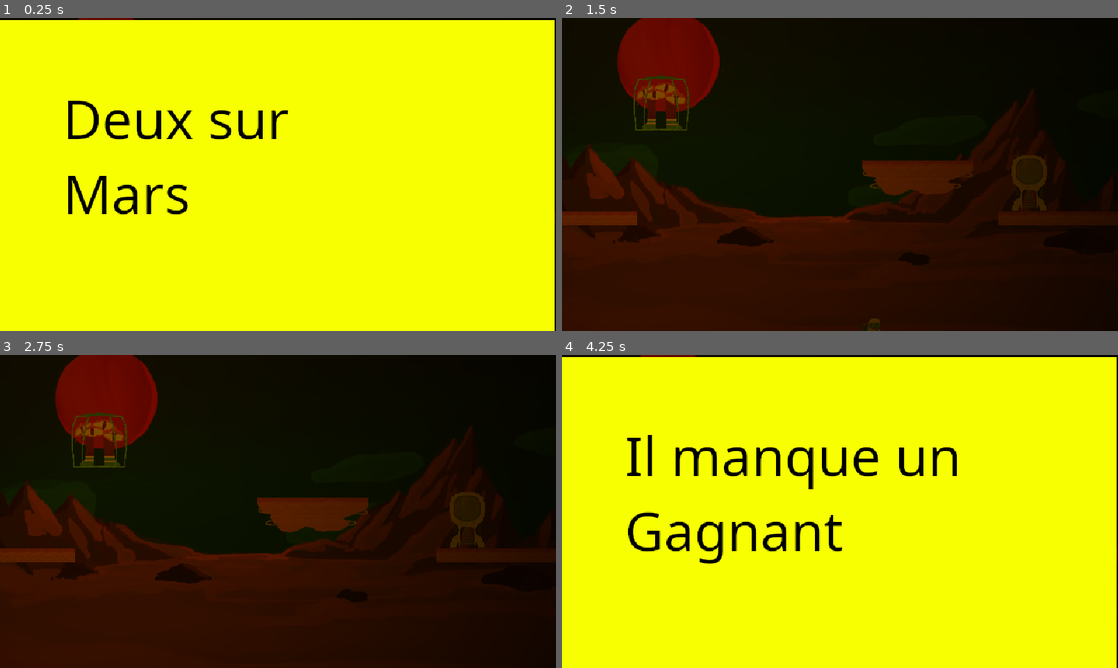
Above: before the commit, frames 1-4 (two rows, left to right).
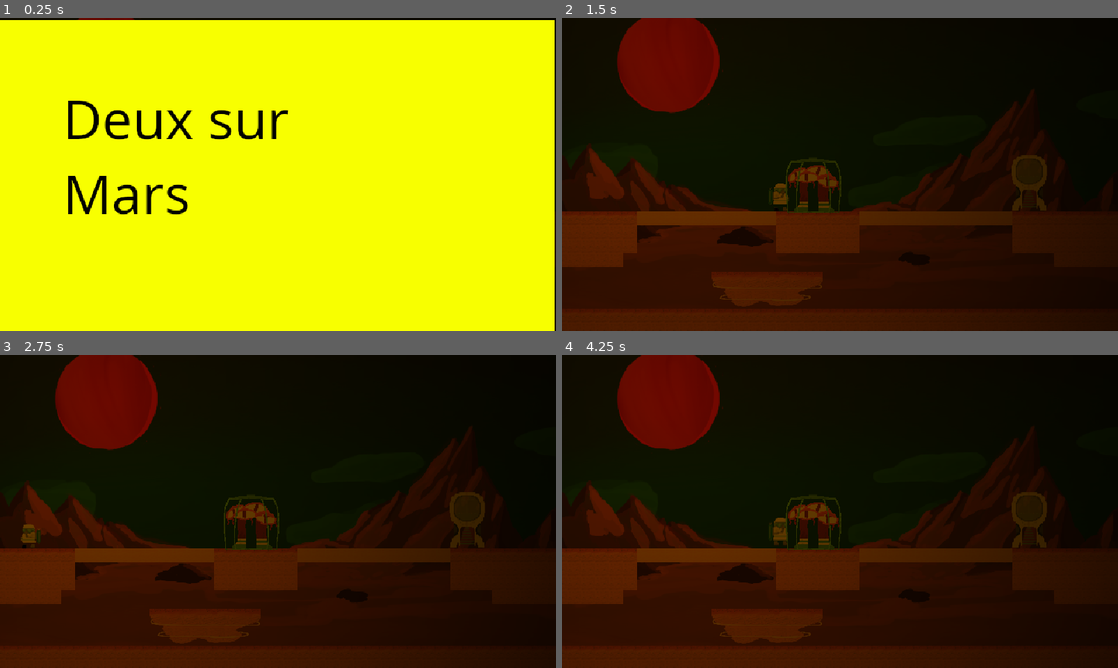
Above: after the commit, the same moments.

Repository: LeResteDuMonde/GameJamPSU
Game: Godot game, scene res://scene/Main.tscn
Two runs of this game, one before a commit and one after it. Both use one fixed random seed, a clock stepped at 60 frames per second and the inputs below.
Inputs (mouse positions are in pixels of both pictures, inside the frame that each line leads up to):
- Up to frame 1 (0.25 s): no input
- Up to frame 2 (1.5 s): tap Enter at 0.5 s; move the mouse to (962, 158) at 0.52 s; hold D (right) from 0.53 s (still down); click (962, 158) at 0.6 s; tap Space (jump) at 0.77 s; move the mouse to (728, 190) at 1.27 s; click (728, 190) at 1.35 s
- Up to frame 3 (2.75 s): tap Space (jump) at 1.52 s; move the mouse to (333, 442) at 2.02 s; release D (right) at 2.03 s; hold A (left) from 2.03 s (still down); click (333, 442) at 2.1 s
- Up to frame 4 (4.25 s): move the mouse to (812, 574) at 2.77 s; release A (left) at 2.78 s; hold D (right) from 2.78 s (still down); click (812, 574) at 2.85 s; tap Space (jump) at 3.02, 3.77 s; move the mouse to (1006, 558) at 3.52 s; click (1006, 558) at 3.6 s

The runs differ from the first frame. In frame 1, less than 0.1% of the frame differs, in the area x 99-100%, y 66-74%; in frame 2, 13%; in frame 3, 13%; in frame 4, 97%, in the area x 0-100%, y 0-100%.

Commit message:
export platform

Diff:
--- a/scene/Level.tscn
+++ b/scene/Level.tscn
@@ -9,7 +9,6 @@
 [node name="Level" type="Node2D"]
 
 [node name="Background" type="Sprite2D" parent="."]
-visible = false
 z_index = -100
 texture = ExtResource("1_gsw35")
 
@@ -17,12 +16,16 @@
 script = ExtResource("1_tuho5")
 
 [node name="MoovingPlatform" parent="." instance=ExtResource("2_0laq4")]
+position = Vector2(-82, 168)
+speed = 100.0
+amplitude = 10.0
+direction = 0.0
 
 [node name="CagedMonster" parent="." instance=ExtResource("4_pbh4t")]
-position = Vector2(-215, -79)
+position = Vector2(-40, 16)
 
 [node name="StarShip" parent="." instance=ExtResource("5_r73mh")]
 position = Vector2(217, -32)
 
 [node name="PlayerSpawn" type="Node2D" parent="."]
-position = Vector2(-210, -152)
+position = Vector2(-270, -42)
--- a/scene/MoovingPlatform.tscn
+++ b/scene/MoovingPlatform.tscn
@@ -11,11 +11,11 @@
 [node name="MoovingPlatform" type="CharacterBody2D" groups=["movingPlatform"]]
 script = ExtResource("1_aqilk")
 
+[node name="static" type="Sprite2D" parent="."]
+texture = ExtResource("3_irhc8")
+
 [node name="moving" type="Sprite2D" parent="."]
 texture = ExtResource("2_m6xjy")
-
-[node name="static" type="Sprite2D" parent="."]
-texture = ExtResource("3_irhc8")
 
 [node name="Area2D" type="Area2D" parent="."]
 script = ExtResource("3_10kso")
@@ -27,5 +27,3 @@
 [node name="CollisionShape2D" type="CollisionShape2D" parent="."]
 position = Vector2(0.25, -11)
 shape = SubResource("RectangleShape2D_jetl6")
-
-[node name="AnimatedSprite2D" type="AnimatedSprite2D" parent="."]
--- a/script/movingPlatform.gd
+++ b/script/movingPlatform.gd
@@ -1,12 +1,13 @@
 extends CharacterBody2D
 
-var speed : float = 0.01
-var amplitude : float = 100
-var direction : float = 1
+@export var speed : float = 0.01
+@export var amplitude : float = 100
+@export var direction : float = 1
 var zero
-var angle = 0
+@export var angle : float = 0
 var deleteNumber = 0
 func _ready():
+	angle = deg_to_rad(angle)
 	zero = global_position;
 func _physics_process(delta):
 	# var velocity = get_velocity()
--- a/script/tiles.gd
+++ b/script/tiles.gd
@@ -28,8 +28,8 @@
 				var pos = Vector2(jM,iM)
 
 				if(tileMap[(i-1)*WIDTH+j] == "0"): setTex(t,ceiling)
-
-				if(tileID == "s") : setTex(t,sand)
+#				elif (tileMap[(i+1)*WIDTH+j] == "0"): setTex(t,ceiling,true)
+				if(tileID == "S") : setTex(t,sand)
 
 				if(tileID != "X"): t.add_to_group("tiles" + tileID)
 
@@ -38,8 +38,10 @@
 
 	pass # Replace with function body.
 
-func setTex(t,tex):
-	t.get_node("Sprite2D").texture = tex
+func setTex(t,tex, flip = false):
+	var sprite = t.get_node("Sprite2D")
+	sprite.texture = tex
+	sprite.flip_h = flip
 
 func loadFile(filePath):
 	var file = FileAccess.open(filePath, FileAccess.READ)
Not shown, changed: tileMap/level1.txt
